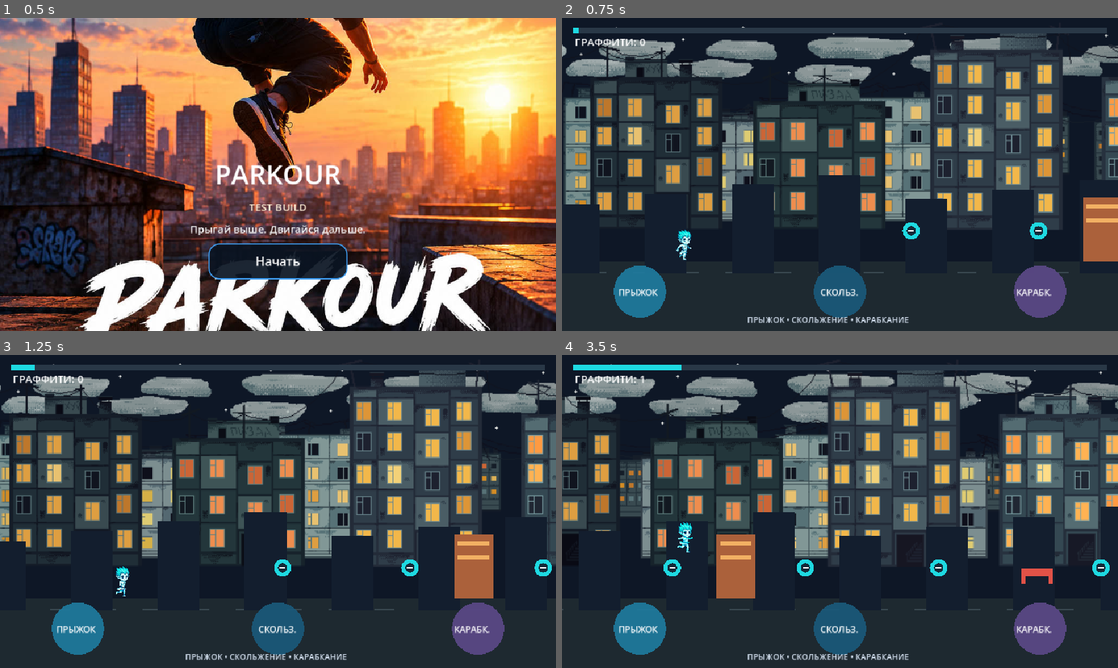
Above: before the commit, frames 1-4 (two rows, left to right).
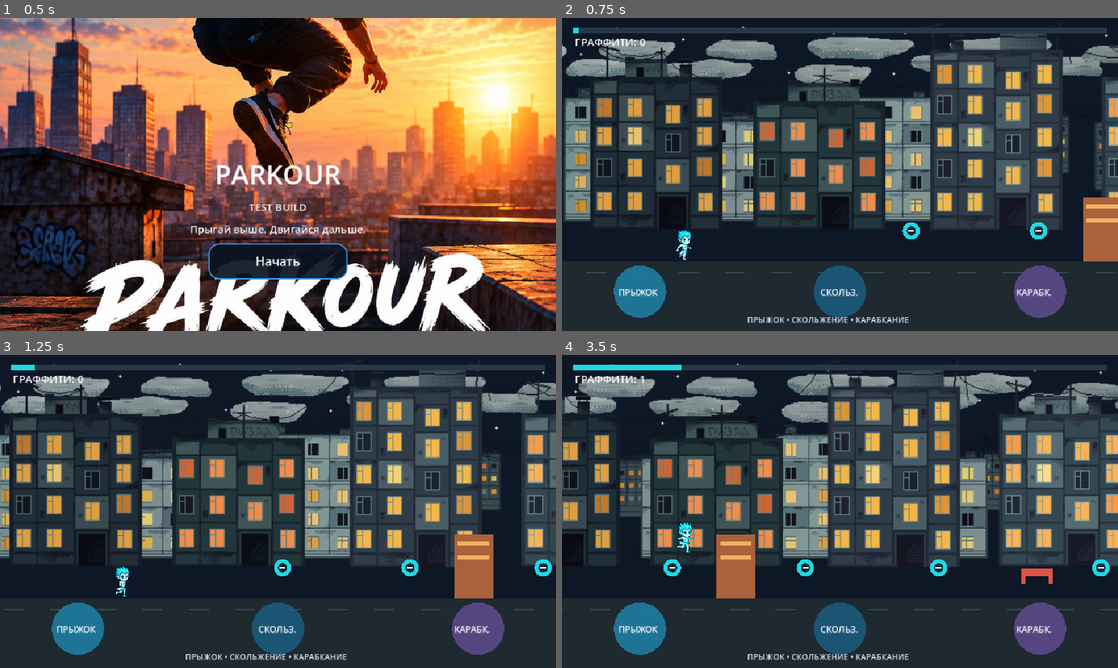
Above: after the commit, the same moments.

Repository: starden-opsv/Parkour
Game: Godot game, scene res://main.tscn
Same seed, same stepped clock (60 frames per second), same inputs: the game is played once before the commit and once after it.
Inputs (mouse positions are in pixels of both pictures, inside the frame that each line leads up to):
- Up to frame 1 (0.5 s): no input
- Up to frame 2 (0.75 s): click "Начать" at 0.5 s
- Up to frame 3 (1.25 s): no input
- Up to frame 4 (3.5 s): tap Enter at 1.25, 2.1 s; move the mouse to (962, 495) at 1.27 s; hold Up 1.28-2.03 s; tap R at 1.35 s; click (962, 495) at 1.42 s; tap Space at 1.52, 2.27 s; move the mouse to (728, 527) at 2.02 s; hold Down 2.03-2.78 s; move the mouse to (895, 442) at 2.77 s; hold Up from 2.78 s (still down); tap C at 2.85 s

Frame 1 is identical in both runs. In frame 2, 2.7% of the frame differs, in the area x 0-100%, y 50-82%; in frame 3, 2.9%; in frame 4, 3.7%, in the area x 3-100%, y 48-82%.

Commit message:
Remove placeholder skyline behind parallax art

Diff:
--- a/level_1.gd
+++ b/level_1.gd
@@ -287,9 +287,6 @@
 	for i in range(0, int(w) + 80, 80):
 		var x := float(i) - fmod(world_x, 80.0)
 		draw_line(Vector2(x, ground + 18), Vector2(x + 34, ground + 18), Color(0.22, 0.28, 0.31), 2.0)
-	for i in range(8):
-		var bx := float(i) * 150.0 - fmod(world_x * 0.18, 150.0)
-		draw_rect(Rect2(bx, ground - 100 - float((i * 17) % 60), 72, 120 + float((i * 17) % 60)), Color(0.075, 0.12, 0.18))
 	for i in PICKUP_POSITIONS.size():
 		if not collected[i]:
 			var pickup_x: float = float(PICKUP_POSITIONS[i]) - world_x + player_x
